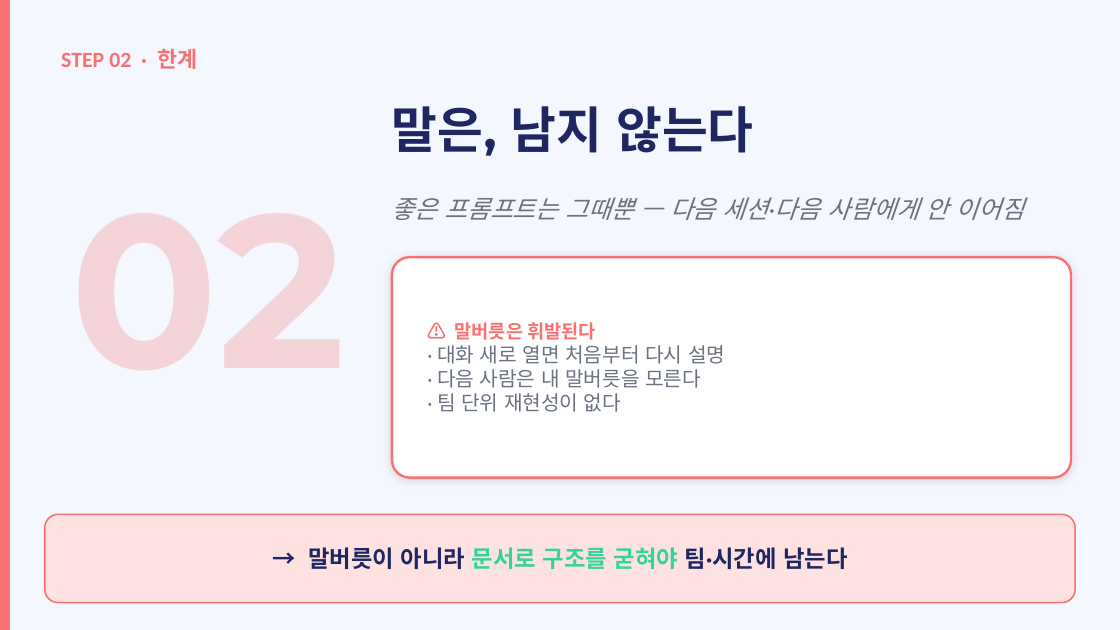
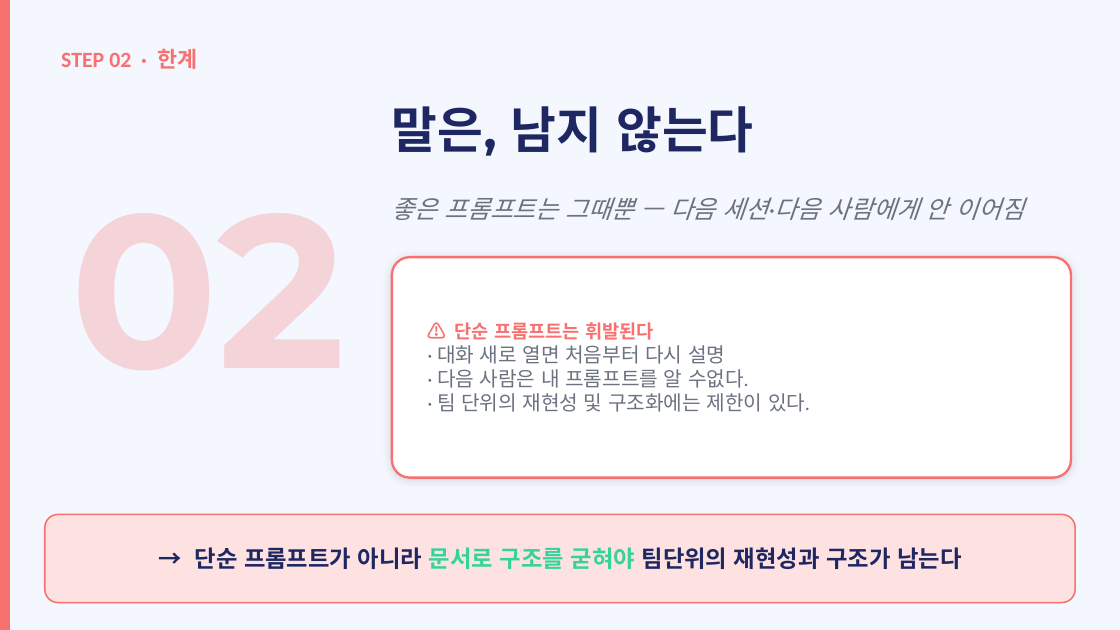
Before and after one commit to hb9397/ai-agent-harness-docs, a slide deck: slide 7 of education/vibe-coding-training/02_개념_서사.pptx. Drawn at 1120x630 pixels with LibreOffice and Linux fonts; fonts in the diff are those of the drawing. Boxes give left, top, right and bottom in pixels: in the first picture for what was removed or moved away, otherwise in the second. Text is boxed around its words. In the diff, an @@ line names an element or a change of style, - is before the commit and + after.

```diff
--- a/education/vibe-coding-training/02_개념_서사.pptx
+++ b/education/vibe-coding-training/02_개념_서사.pptx
@@ text at <box>455,322,654,340</box>: text changed @@
-⚠️ 말버릇은 휘발된다
+⚠️ 단순 프롬프트는 휘발된다
@@ text at <box>437,369,810,412</box>: text changed @@
-· 다음 사람은 내 말버릇을 모른다
-· 팀 단위 재현성이 없다
+· 다음 사람은 내 프롬프트를 알 수없다.
+· 팀 단위의 재현성 및 구조화에는 제한이 있다.
@@ text at <box>195,547,961,569</box>: text changed @@
-→ 말버릇이 아니라 문서로 구조를 굳혀야 팀·시간에 남는다
+→ 단순 프롬프트가 아니라 문서로 구조를 굳혀야 팀단위의 재현성과 구조가 남는다
```
Also in this commit, not shown: 7 other slides changed, 3 other files.
